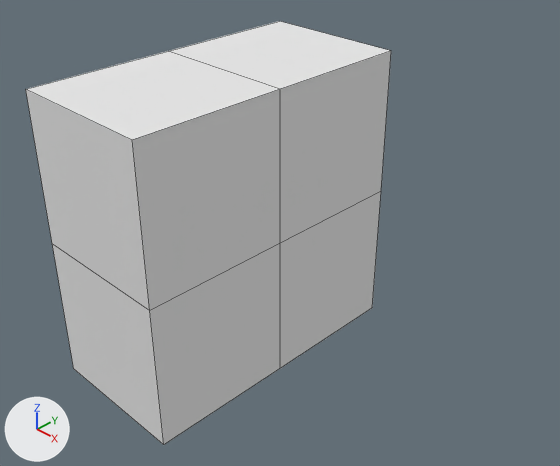
Renders of the Blender file HTC VIVE Project/Assets/Blender Imports/Tetros/Tetro 7.blend from each side of a commit.
Before and after are seen from a camera (50 mm lens) standing at (6.84, -5.87, 4.96) and looking at (0.95, 0.04, 0.11). The axes (+X, +Y, +Z) are drawn at lower left. The lights are the same throughout. Mesh edges are drawn as thin lines.
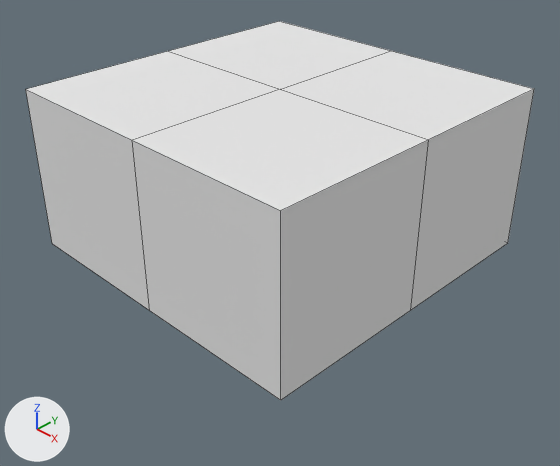
Where the change shows, as pixel boxes [x1, y1, x2, y2] in the pictures (560 x 466 px):
'Cube.003', reshaped (39% wider, 11% shorter)
    before: [26, 21, 391, 445]
    after: [26, 21, 534, 400]

The change, as a diff of the scene's bpy script:
```diff
--- a/HTC VIVE Project/Assets/Blender Imports/Tetros/Tetro 7.blend.py
+++ b/HTC VIVE Project/Assets/Blender Imports/Tetros/Tetro 7.blend.py
@@ me_cube_003 @@
 # used by ob_cube_003; location = (0.0, 1.0, 1.0)
-me_cube_003.from_pydata(...)  # 32 vertices, 24 faces; spans x -1.0..1.0, y -3.0..1.0, z -3.0..1.0
+me_cube_003.from_pydata(...)  # 18 vertices, 20 faces; spans x -1.0..3.0, y -3.0..1.0, z -1.0..1.0
+# me_cube_003 part 1
+# 20 vertices are removed from x -1.0..1.0, y -3.0..1.0, z -3.0..1.0
+# 23 faces are deleted
+# 6 new vertices lie (2.0, 0.0, 0.0) away from vertices in x 1.0, y -3.0..1.0, z -1.0..1.0
+# 6 new faces join them, mat_material (white #e7e7e7)
+# 5 new faces join them, mat_material_001 (white #e7e7e7)
+# 4 new faces join them, mat_material_002 (white #e7e7e7)
+# 4 new faces join them, mat_material_003 (white #e7e7e7)
 me_cube_003.materials.append(mat_material_003)
```
